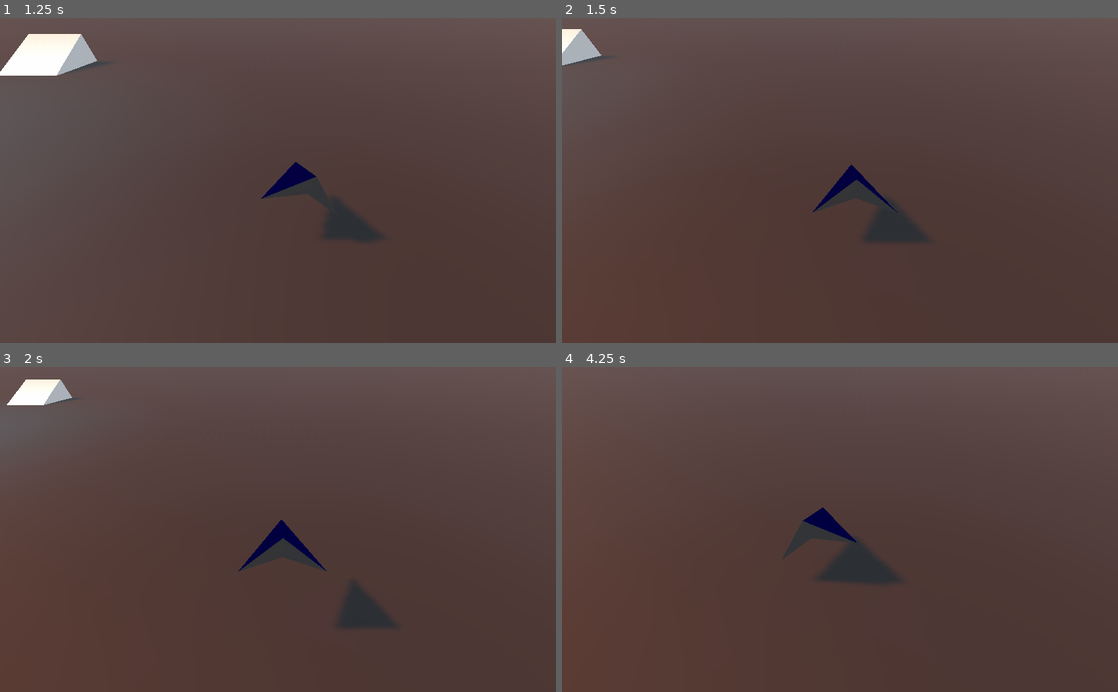
Above: before the commit, frames 1-4 (two rows, left to right).
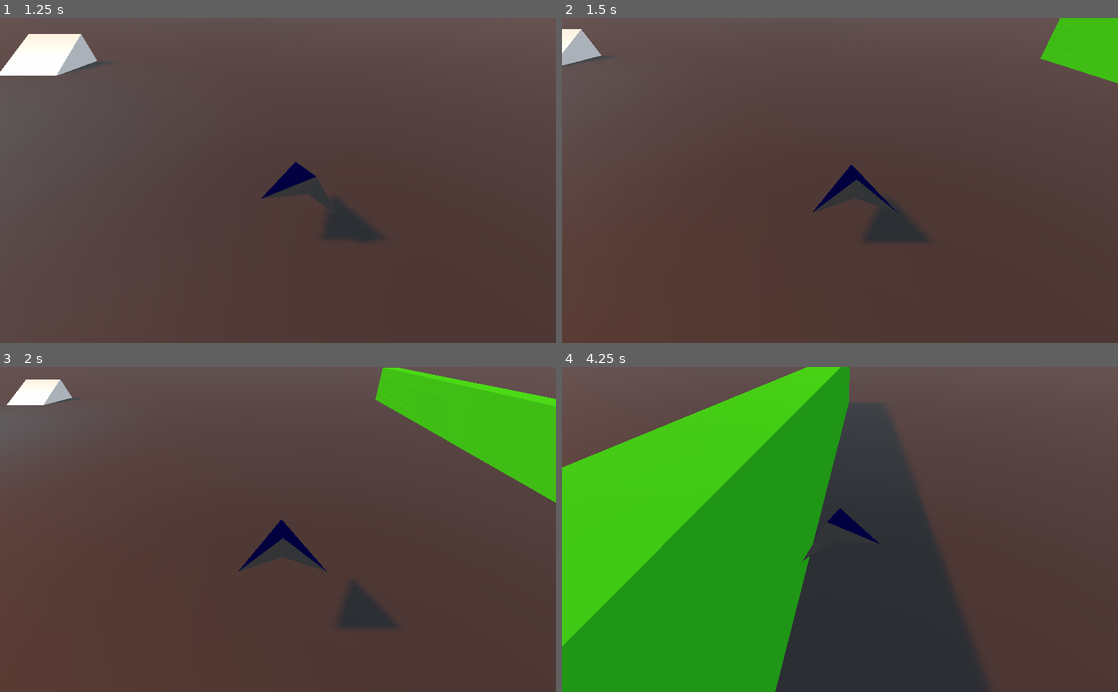
Above: after the commit, the same moments.

Repository: clemetayer/RacingGame
Game: Godot game, scene res://Scenes/Tracks/TestTrack.tscn
Same seed, same stepped clock (60 frames per second), same inputs: the game is played once before the commit and once after it.
Inputs (mouse positions are in pixels of both pictures, inside the frame that each line leads up to):
- Up to frame 1 (1.25 s): move the mouse to (400, 164) at 0.52 s; hold D (Right) from 0.53 s (still down); tap 1 (Camera1) at 0.6 s
- Up to frame 2 (1.5 s): move the mouse to (728, 196) at 1.27 s; release D (Right) at 1.28 s; hold S (Backward) from 1.28 s (still down); tap 2 (Camera2) at 1.35 s
- Up to frame 3 (2 s): keep holding S (Backward)
- Up to frame 4 (4.25 s): move the mouse to (895, 458) at 2.02 s; release S (Backward) at 2.03 s; press the mouse at (895, 458) at 2.03 s; hold D (Right) 2.03-2.78 s; move the mouse to (812, 594) at 2.77 s; release the mouse at (812, 594) at 2.78 s; hold Z (Forward) 2.78-3.53 s; tap Shift (Steer) at 2.85 s; move the mouse to (1006, 578) at 3.52 s; hold Q (Left) from 3.53 s (still down); tap 1 (Camera1) at 3.6 s

Frame 1 is identical in both runs. In frame 2, 2.1% of the frame differs, in the area x 86-100%, y 0-21%; in frame 3, 6.9%; in frame 4, 57%, in the area x 0-77%, y 0-100%.

Commit message:
added boost barrier

Diff:
--- a/RacingGame/Scenes/Cars/TriangleCar.tscn
+++ b/RacingGame/Scenes/Cars/TriangleCar.tscn
@@ -7,26 +7,36 @@
 [sub_resource type="ConvexPolygonShape" id=1]
 points = PoolVector3Array( 1, 0, -1, -1, 0, 0, 1, 0, 1, 1, 1, 0 )
 
+[sub_resource type="BoxShape" id=2]
+
 [node name="TriangleCar" groups=[
 "Car",
 ] instance=ExtResource( 1 )]
 collision_mask = 6
 script = ExtResource( 2 )
 
-[node name="CollisionShape" type="CollisionShape" parent="." index="0" groups=[
+[node name="CarCollision" type="CollisionShape" parent="." index="0" groups=[
 "Car",
 ]]
 shape = SubResource( 1 )
 
-[node name="Cube" parent="." index="1" groups=[
+[node name="BoostCollision" type="Area" parent="." index="1"]
+transform = Transform( 1.5, 0, 0, 0, 0.5, 0, 0, 0, 1, 2.6, 0.6, 0 )
+collision_layer = 32
+collision_mask = 16
+
+[node name="CollisionShape" type="CollisionShape" parent="BoostCollision" index="0"]
+shape = SubResource( 2 )
+
+[node name="Cube" parent="." index="2" groups=[
 "Car",
 ]]
 
-[node name="Light" parent="." index="2" groups=[
+[node name="Light" parent="." index="3" groups=[
 "Car",
 ]]
 
-[node name="RayCast" type="RayCast" parent="." index="3" groups=[
+[node name="RayCast" type="RayCast" parent="." index="4" groups=[
 "Car",
 ]]
 transform = Transform( 1, 0, 0, 0, 1, 0, 0, 0, 1, 0, 0.5, 0 )
@@ -34,6 +44,8 @@
 cast_to = Vector3( 0, -10, 0 )
 collision_mask = 6
 
-[node name="UI" type="CanvasLayer" parent="." index="4"]
+[node name="UI" type="CanvasLayer" parent="." index="5"]
 
 [node name="MouseGauge" parent="UI" index="0" instance=ExtResource( 3 )]
+[connection signal="body_entered" from="BoostCollision" to="." method="_on_BoostCollision_body_entered"]
+[connection signal="body_exited" from="BoostCollision" to="." method="_on_BoostCollision_body_exited"]
--- /dev/null
+++ b/RacingGame/Scenes/Tracks/Parts/BoostBarrier.tscn
@@ -0,0 +1,27 @@
+[gd_scene load_steps=4 format=2]
+
+[sub_resource type="SpatialMaterial" id=1]
+albedo_color = Color( 0.145098, 0.85098, 0, 1 )
+
+[sub_resource type="CubeMesh" id=2]
+material = SubResource( 1 )
+
+[sub_resource type="BoxShape" id=3]
+
+[node name="BoostBarrier" type="MeshInstance" groups=[
+"BoostBarrier",
+]]
+transform = Transform( 20, 0, 0, 0, 3, 0, 0, 0, 1, 0, 1, -50 )
+mesh = SubResource( 2 )
+material/0 = null
+
+[node name="StaticBody" type="StaticBody" parent="." groups=[
+"BoostBarrier",
+]]
+collision_layer = 16
+collision_mask = 41
+
+[node name="CollisionShape" type="CollisionShape" parent="StaticBody" groups=[
+"BoostBarrier",
+]]
+shape = SubResource( 3 )
--- a/RacingGame/Scenes/Tracks/TestTrack.tscn
+++ b/RacingGame/Scenes/Tracks/TestTrack.tscn
@@ -15,16 +15,16 @@
 
 [node name="Track1" parent="." instance=ExtResource( 1 )]
 
-[node name="MeshInstance" type="MeshInstance" parent="."]
+[node name="Slope" type="MeshInstance" parent="."]
 transform = Transform( 1, 0, 0, 0, 1, 0, 0, 0, 1, -18.2214, 1, 0 )
 mesh = SubResource( 1 )
 material/0 = null
 
-[node name="StaticBody" type="StaticBody" parent="MeshInstance"]
+[node name="StaticBody" type="StaticBody" parent="Slope"]
 collision_layer = 2
 collision_mask = 9
 
-[node name="CollisionShape" type="CollisionShape" parent="MeshInstance/StaticBody"]
+[node name="CollisionShape" type="CollisionShape" parent="Slope/StaticBody"]
 shape = SubResource( 2 )
 
 [node name="Camera" type="Camera" parent="."]
--- a/RacingGame/Scenes/Tracks/Track1.tscn
+++ b/RacingGame/Scenes/Tracks/Track1.tscn
@@ -1,6 +1,7 @@
-[gd_scene load_steps=3 format=2]
+[gd_scene load_steps=4 format=2]
 
 [ext_resource path="res://Scenes/Tracks/Parts/Ground.tscn" type="PackedScene" id=1]
+[ext_resource path="res://Scenes/Tracks/Parts/BoostBarrier.tscn" type="PackedScene" id=2]
 [ext_resource path="res://Scenes/Tracks/Parts/FullSlope.tscn" type="PackedScene" id=3]
 
 [node name="Track1" type="Spatial"]
@@ -12,6 +13,8 @@
 
 [node name="BigGround" parent="Ground" instance=ExtResource( 1 )]
 transform = Transform( 500, 0, 0, 0, 0.05, 0, 0, 0, 500, 0, 0, 0 )
+
+[node name="BoostBarrier" parent="Ground" instance=ExtResource( 2 )]
 
 [node name="Floor1" type="Spatial" parent="."]
 
--- a/RacingGame/Scripts/Cars/TriangleCar.gd
+++ b/RacingGame/Scripts/Cars/TriangleCar.gd
@@ -22,7 +22,8 @@
 export var DRIFT_SENSITIVITY = PI/12
 # Rotation speed of the movement vector when drifting
 export var DRIFT_SLIDE = 40
-
+# Boost gain when boosting (i.e boost barrier)
+export var BOOST_AMOUNT = 3
 
 # Direction towards the car is supposed to go
 var direction = Vector3()
@@ -34,6 +35,8 @@
 var rot = Vector3()
 # Rotation of the movement vector (to get a sliding feeling)
 var mvRot = Vector3()
+# Actual speed of the car
+var speed = 0
 # Bonus height for levitation
 var levitationAngleHeight = 0
 # Epsilon for all rotations
@@ -42,6 +45,8 @@
 var gravity = -10
 # Position of the mouse when clicked
 var baseMousePos = null
+# true if the car is boosting
+var boosting = false
 
 # Called when the node enters the scene tree for the first time.
 func _ready():
@@ -58,7 +63,7 @@
 	inputManagement()
 
 	direction = direction.normalized()
-	direction *=  NORMAL_SPEED * delta
+	direction *=  speed * delta
 
 	computeSpeedDir()
 
@@ -97,12 +102,21 @@
 		rot.x += computeTiltRotation(0)
 		if(not(Input.is_action_pressed("Forward") or Input.is_action_pressed("Backward"))): # No directional key pressed
 			direction = Vector3(0,0,0)
+			speed = 0
 	if(Input.is_action_pressed("Drift")):
 		rot.y += - (get_node("UI/MouseGauge").computeDriftAmount() * DRIFT_SENSITIVITY)
 	elif(Input.is_action_just_released("Drift")):
 		get_node("UI/MouseGauge").hideGauge()
 
+# computes both the speed vector and the real speed
 func computeSpeedDir():
+	# real speed computing
+	if(speed <= NORMAL_SPEED):
+		speed = NORMAL_SPEED
+	if(boosting):
+		speed += BOOST_AMOUNT
+
+	# speed vector computing
 	var dist = speedDir - direction
 	dist -= dist/ACCELERATION
 	speedDir.x = dist.x
@@ -141,3 +155,11 @@
 			return TILT_SPEED
 		else:
 			return 0
+
+
+func _on_BoostCollision_body_entered(body):
+	boosting = true
+
+
+func _on_BoostCollision_body_exited(body):
+	boosting = false
--- a/RacingGame/project.godot
+++ b/RacingGame/project.godot
@@ -68,6 +68,8 @@
 3d_physics/layer_2="Ground"
 3d_physics/layer_3="Barrier"
 3d_physics/layer_4="CarRaycast"
+3d_physics/layer_5="BarrierBoost"
+3d_physics/layer_6="BackCarBoost"
 
 [rendering]
 
Binary file added: RacingGame/Blender/HDR/Cube.png
Not shown, added: RacingGame/Blender/HDR/Cube.png.import
Not shown: 1 places in RacingGame/Scenes/Cars/TriangleCar.tscn that only renumber resources
Binary file added: RacingGame/Sprites/Images/Backgrounds/BG1.jpg
Not shown, added: RacingGame/Sprites/Images/Backgrounds/BG1.jpg.import
Not shown, added: RacingGame/Blender/HDR/Cube.png~
